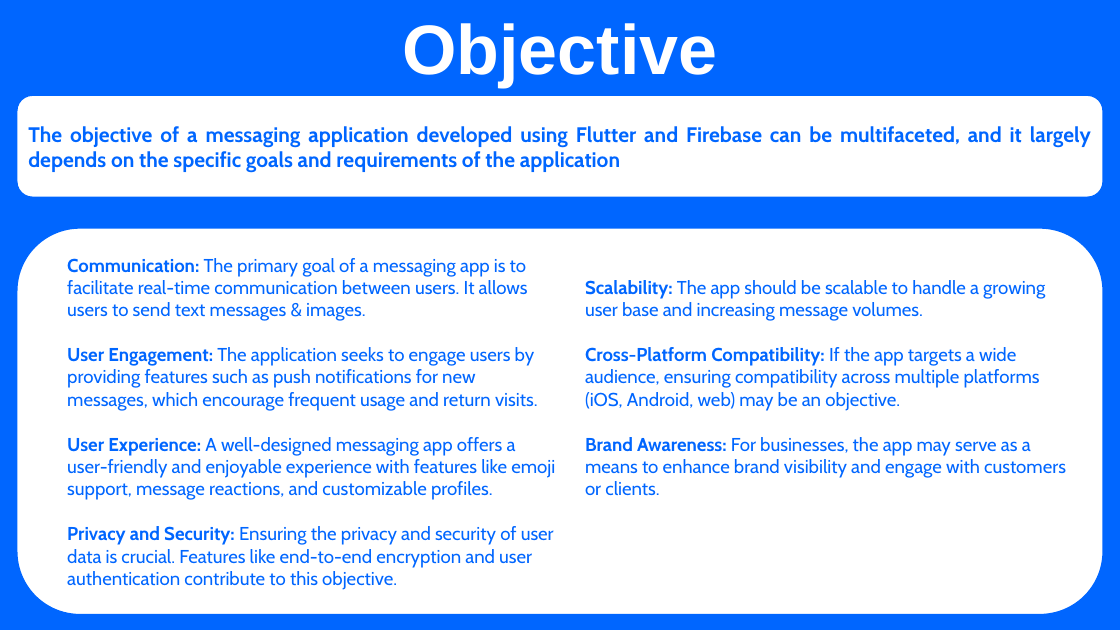
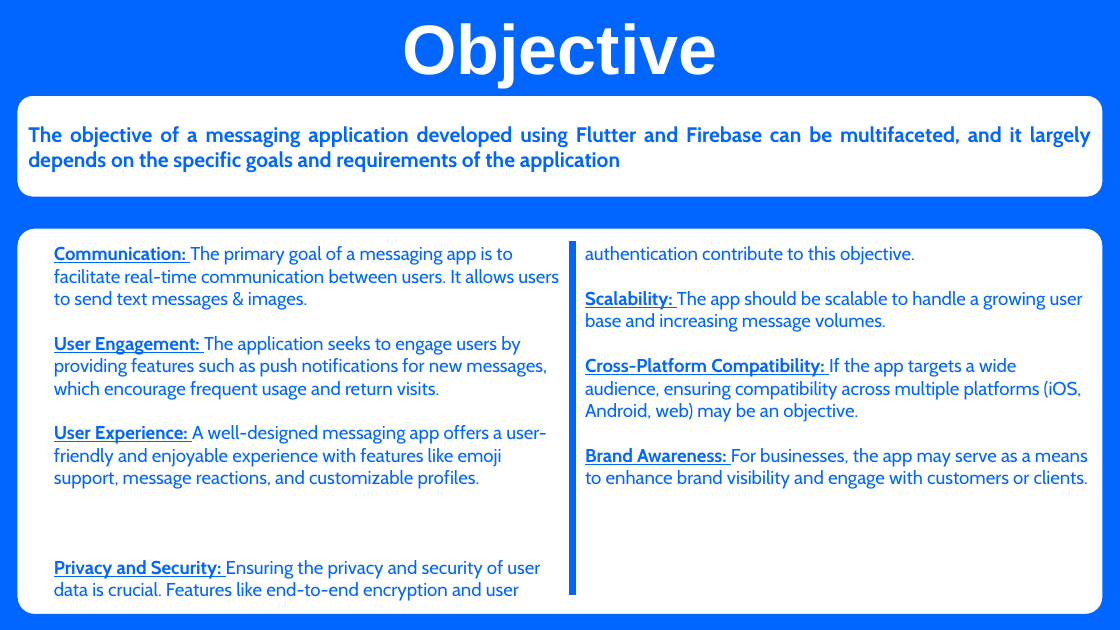
Before and after one commit to dakshraman/Messager, a slide deck: slide 2 of Messager.pptx. Drawn at 1120x630 pixels with LibreOffice and Linux fonts; fonts in the diff are those of the drawing. Boxes give left, top, right and bottom in pixels: in the first picture for what was removed or moved away, otherwise in the second. Text is boxed around its words. In the diff, an @@ line names an element or a change of style, - is before the commit and + after.

```diff
--- a/Messager.pptx
+++ b/Messager.pptx
@@ rounded rectangle "Communication: The primary goal of ..." at (x1=15, y1=226, x2=1106, y2=617): underline on in "Communication:", "User Engagement:", "User Experience:", "Privacy and Security:" and 3 more places; proportions changed @@
@@ line added from (573, 241) to (573, 595), #0066FF 6 pt @@
```
Also in this commit, not shown: 5 other slides changed, 1 slide added, 1 slide removed, 58 other files.
